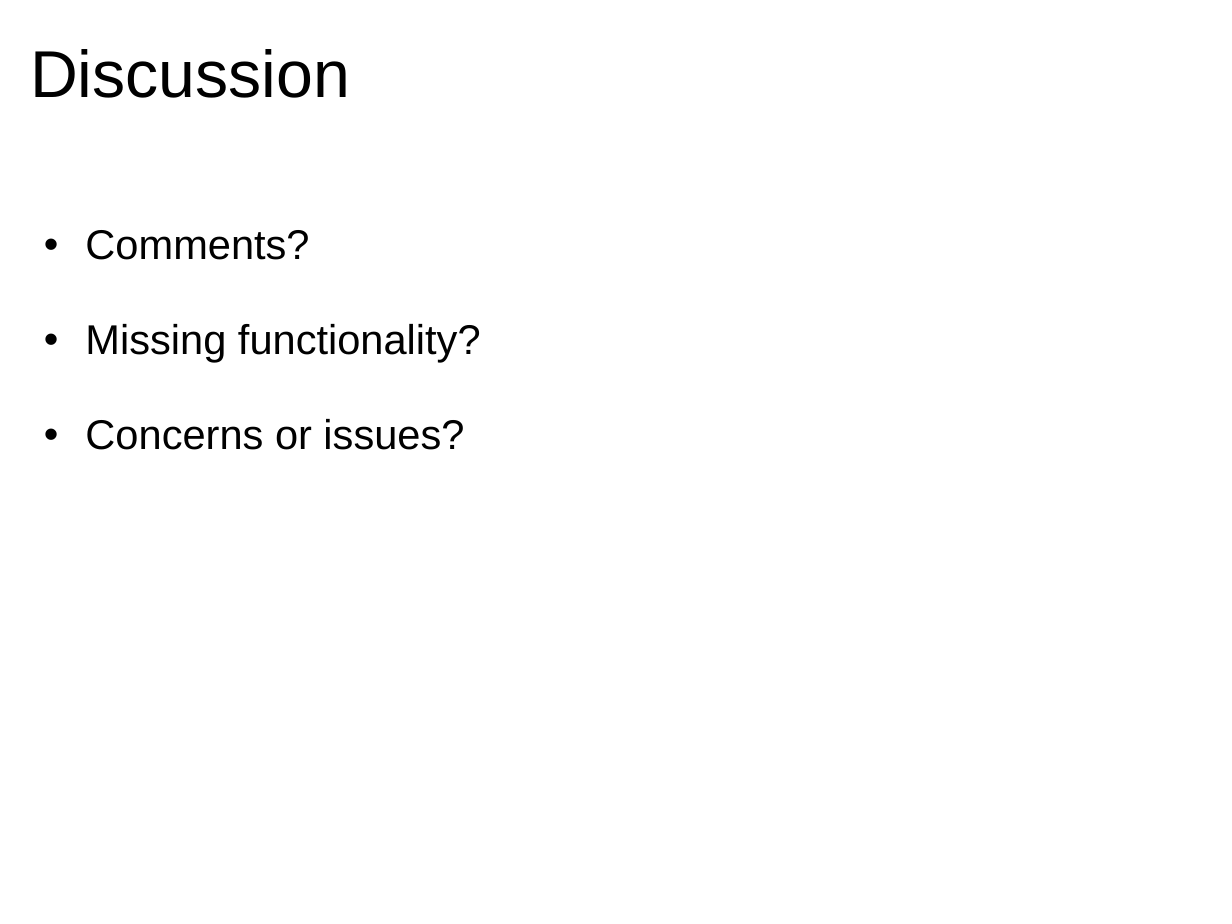
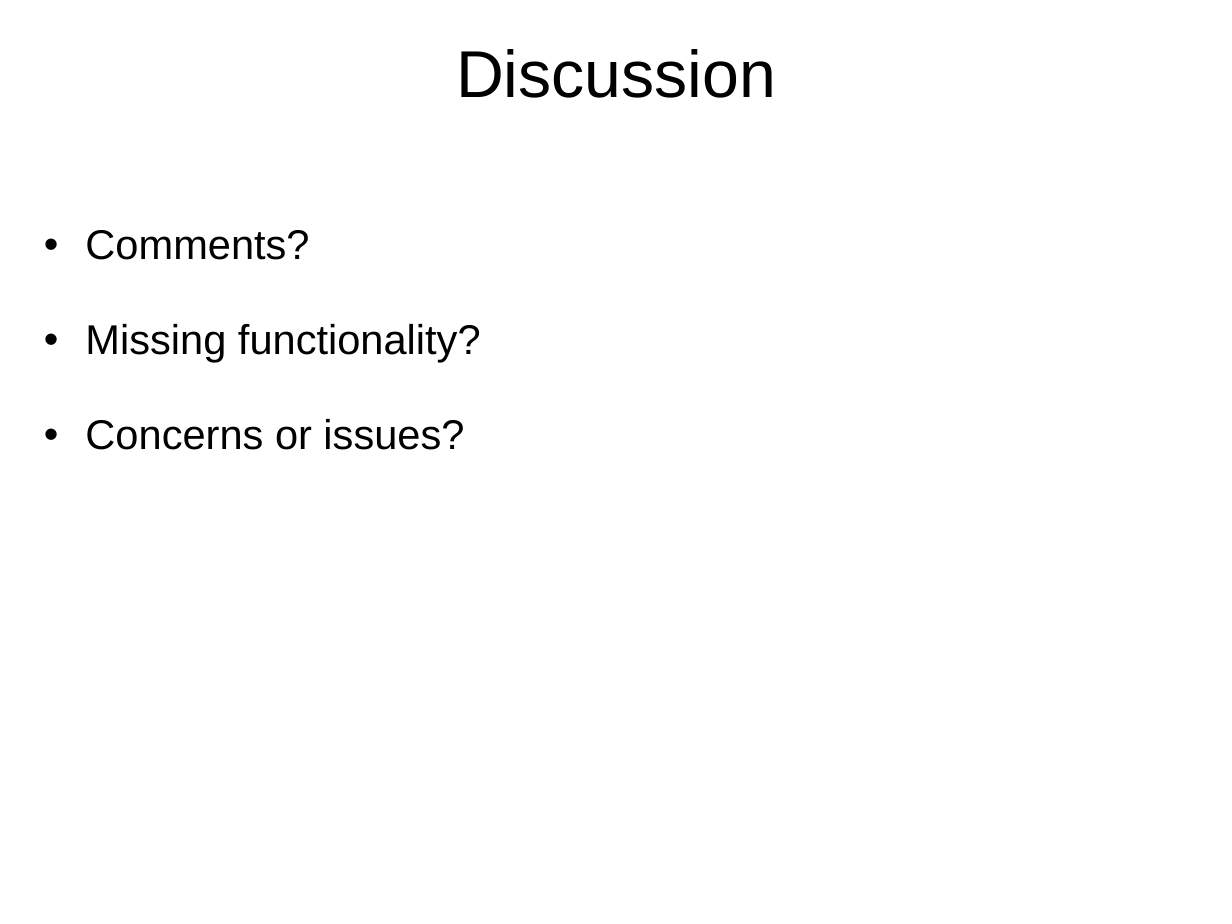
Before and after one commit to Beman/btree, a slide deck: slide 41 of libs/btree/doc/Proposed-B-tree-library.ppt (slide 40 before the commit). Drawn at 1232x924 pixels with LibreOffice and Linux fonts; fonts in the diff are those of the drawing; background and template pictures are left out. Boxes give left, top, right and bottom in pixels: in the first picture for what was removed or moved away, otherwise in the second. Text is boxed around its words. In the diff, an @@ line names an element or a change of style, - is before the commit and + after.

```diff
--- a/libs/btree/doc/Proposed-B-tree-library.ppt
+++ b/libs/btree/doc/Proposed-B-tree-library.ppt
@@ title "Discussion" at box(456, 49, 776, 98): alignment left to centre @@
```
Also in this commit, not shown: 8 other slides changed, 3 slides added, 1 slide removed, 1 other file.
